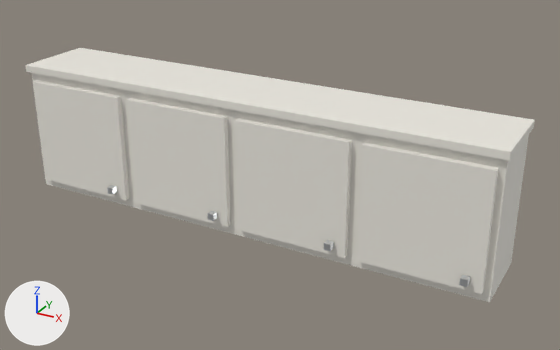
Two versions of the glTF model public/models/furniture/kitchen-wall-east.gltf, one commit apart.
One viewpoint serves both versions: a 50 mm lens placed at (0.2891, -0.1704, 0.2069), pointed at (0.2009, -0.01, 0.1267). Every picture has the same lights, and +X, +Y and +Z are marked at lower left. The first picture is the older version. Where no turn or scale is listed for an object, it has been applied to the vertices. Vertices at exactly the same position are counted once.

The first picture shows 'carcass', 'cornice', 'door_0', 'door_1', 'door_2', 'door_3', 'knob_2', 'knob_3' and 2 more.
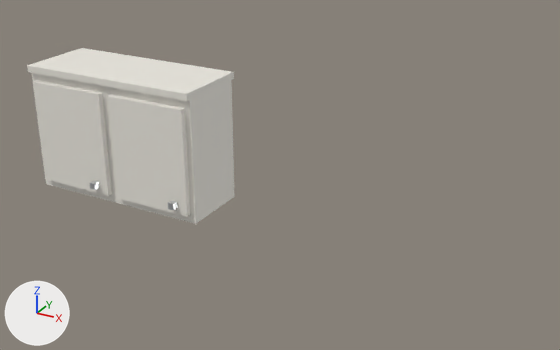
Boxes (x1, y1, x2, y2) around the edits, measured in the pictures (560 x 350 px):
'cornice', moved, rescaled (59% narrower, 53% shorter)
    before: (26, 48, 535, 161)
    after: (27, 48, 234, 101)
'carcass', moved, rescaled (59% narrower, 34% shorter)
    before: (32, 73, 529, 302)
    after: (32, 73, 234, 224)
'door_3', deleted
    before: (357, 143, 499, 294)
'door_2', deleted
    before: (235, 119, 352, 258)
'door_1', moved, rescaled (22% narrower, 6% shorter)
    before: (126, 98, 231, 227)
    after: (108, 95, 190, 216)
'door_0', moved, rescaled (18% narrower)
    before: (33, 81, 129, 200)
    after: (33, 81, 112, 196)
'knob_3', deleted
    before: (459, 275, 470, 287)
'knob_2', deleted
    before: (324, 240, 334, 251)

Edits to the bpy script that builds the scene:
```text
Change me_carcass:
    used by ob_carcass; location = (0.0, 0.0, 0.0)
    remove me_carcass.from_pydata(...)  # 8 vertices, 12 faces; spans x 0.1281..0.2594, y -0.0206..-0.0012, z 0.1125..0.1469
    add me_carcass.from_pydata(...)  # 8 vertices, 12 faces; spans x 0.1281..0.1813, y -0.0206..-0.0012, z 0.1125..0.1469
    me_carcass part 1: the whole mesh is scaled about its middle by (0.405, 1, 1), then moved by (-0.0391, 0.0, 0.0)
Change me_cornice:
    used by ob_cornice; location = (0.0, 0.0, 0.0)
    remove me_cornice.from_pydata(...)  # 8 vertices, 12 faces; spans x 0.1275..0.26, y -0.0219..0.0, z 0.1469..0.1488
    add me_cornice.from_pydata(...)  # 8 vertices, 12 faces; spans x 0.1281..0.1813, y -0.0219..0.0, z 0.1469..0.1488
    me_cornice part 2: the whole mesh is scaled about its middle by (0.401, 1, 1), then moved by (-0.0391, 0.0, 0.0)
Change me_door_0:
    used by ob_door_0; location = (0.0, 0.0, 0.0)
    remove me_door_0.from_pydata(...)  # 8 vertices, 12 faces; spans x 0.1297..0.1594, y -0.0222..-0.0206, z 0.115..0.1444
    add me_door_0.from_pydata(...)  # 8 vertices, 12 faces; spans x 0.1297..0.1531, y -0.0222..-0.0206, z 0.115..0.1444
    me_door_0 part 3: the whole mesh is scaled about its middle by (0.789, 1, 1), then moved by (-0.0031, 0.0, 0.0)
Change me_door_1:
    used by ob_door_1; location = (0.0, 0.0, 0.0)
    remove me_door_1.from_pydata(...)  # 8 vertices, 12 faces; spans x 0.1625..0.1922, y -0.0222..-0.0206, z 0.115..0.1444
    add me_door_1.from_pydata(...)  # 8 vertices, 12 faces; spans x 0.1562..0.1797, y -0.0222..-0.0206, z 0.115..0.1444
    me_door_1 part 4: the whole mesh is scaled about its middle by (0.789, 1, 1), then moved by (-0.0094, 0.0, 0.0)
Remove ob_door_2:
    ob_door_2 = bpy.data.objects.new('door_2', me_door_2)
    ob_door_2.location = (0.0, 0.0, 0.0)
Remove ob_knob_2:
    ob_knob_2 = bpy.data.objects.new('knob_2', me_knob_2)
    ob_knob_2.location = (0.0, 0.0, 0.0)
Remove ob_door_3:
    ob_door_3 = bpy.data.objects.new('door_3', me_door_3)
    ob_door_3.location = (0.0, 0.0, 0.0)
Remove ob_knob_3:
    ob_knob_3 = bpy.data.objects.new('knob_3', me_knob_3)
    ob_knob_3.location = (0.0, 0.0, 0.0)
```
